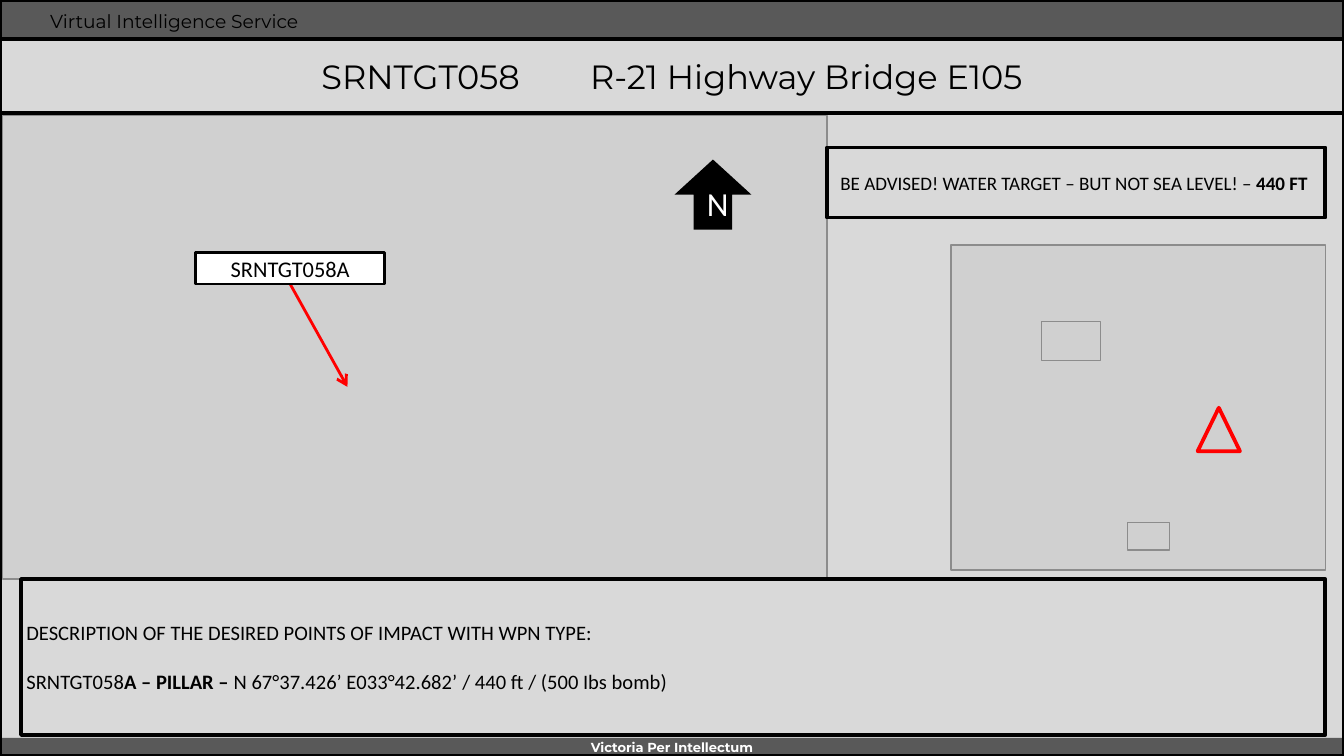
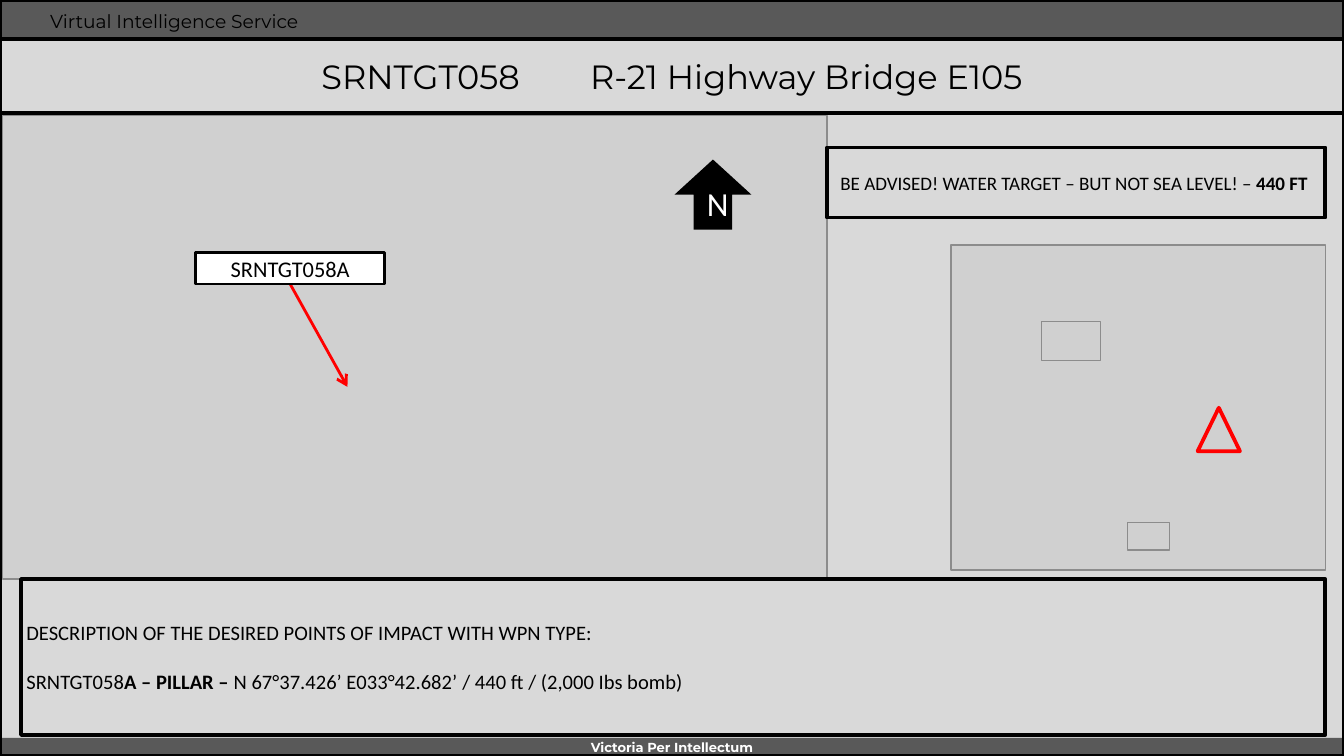
Before and after one commit to 132nd-vWing/OPAT-background, a slide deck: slide 1 of INTEL/Target Folders/SRN/SRNTGT058 R-21 Highway Bridge E105.pptx. Drawn at 1344x756 pixels with LibreOffice and Linux fonts; fonts in the diff are those of the drawing; grey boxes stand for pictures; background and template pictures are left out. Boxes give left, top, right and bottom in pixels: in the first picture for what was removed or moved away, otherwise in the second. Text is boxed around its words. In the diff, an @@ line names an element or a change of style, - is before the commit and + after.

```diff
--- a/INTEL/Target Folders/SRN/SRNTGT058 R-21 Highway Bridge E105.pptx
+++ b/INTEL/Target Folders/SRN/SRNTGT058 R-21 Highway Bridge E105.pptx
@@ text in rectangle at <box>26,674,682,692</box>: text changed @@
-SRNTGT058A – PILLAR – N 67°37.426’ E033°42.682’ / 440 ft / (500 Ibs bomb)
+SRNTGT058A – PILLAR – N 67°37.426’ E033°42.682’ / 440 ft / (2,000 Ibs bomb)
```
Also in this commit, not shown: 1 other file.
